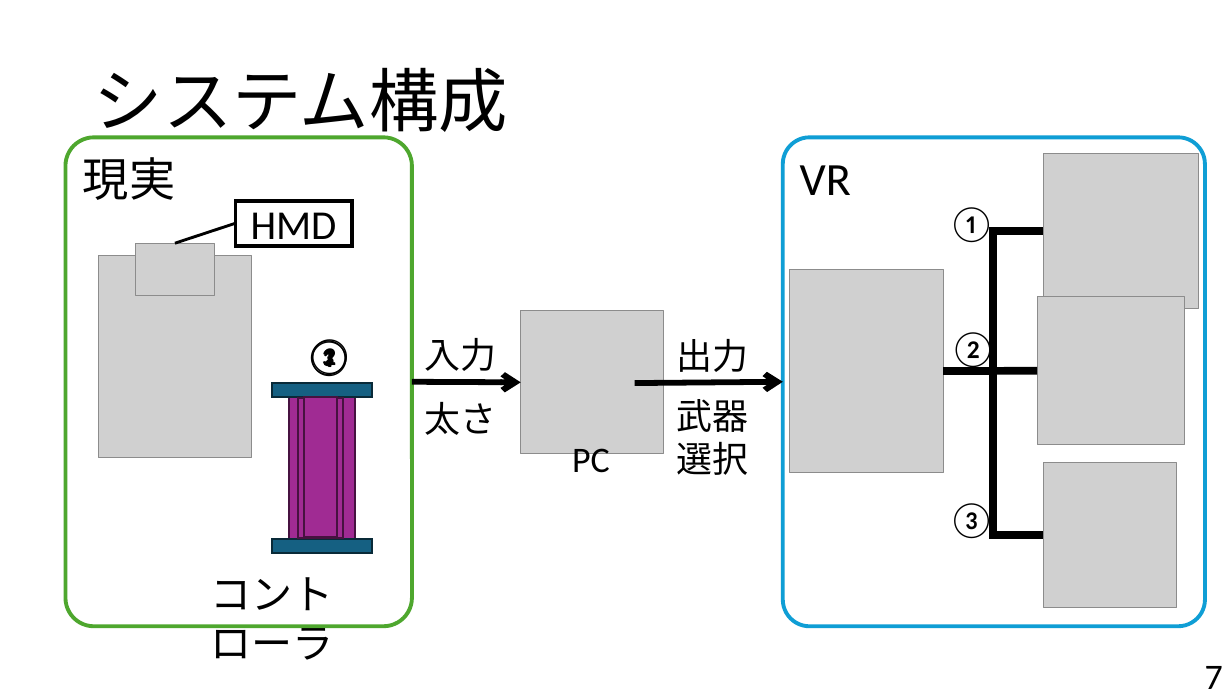
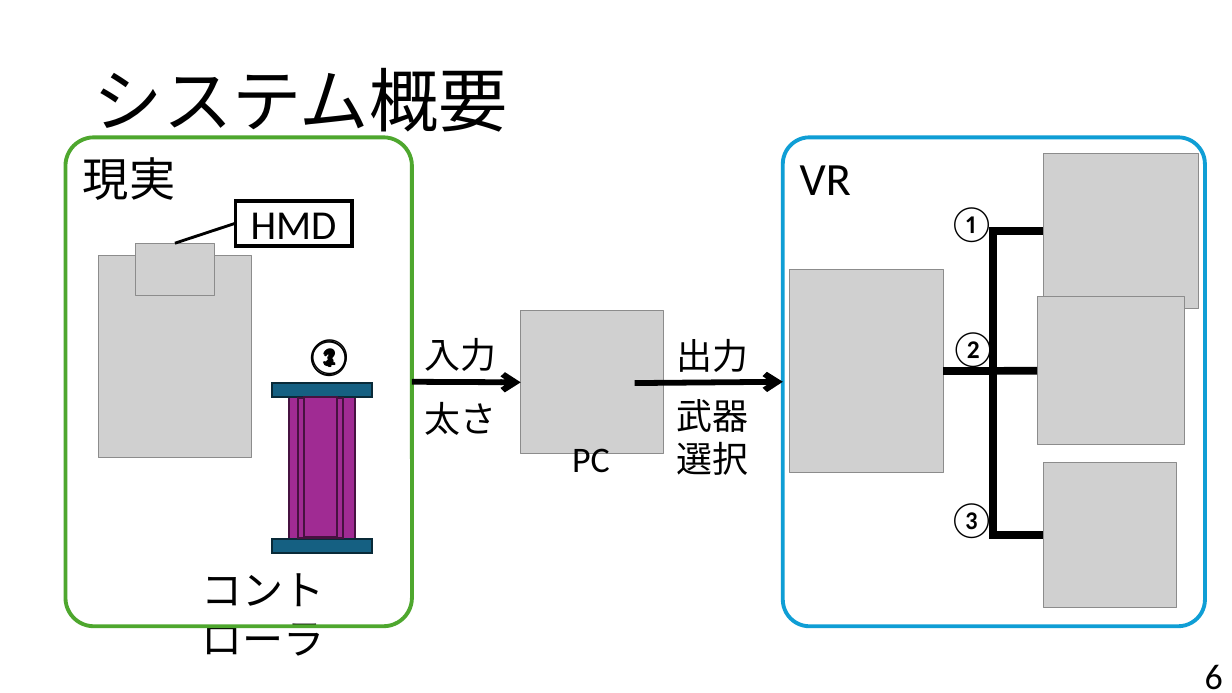
Before and after one commit to hillive/20250807_Chukan_MichitoK, a slide deck: slide 6 of 中間-太さ.pptx (slide 7 before the commit). Drawn at 1232x693 pixels with LibreOffice and Linux fonts; fonts in the diff are those of the drawing; grey boxes stand for pictures. Boxes give left, top, right and bottom in pixels: in the first picture for what was removed or moved away, otherwise in the second. Text is boxed around its words. In the diff, an @@ line names an element or a change of style, - is before the commit and + after.

```diff
--- a/中間-太さ.pptx
+++ b/中間-太さ.pptx
@@ title at <box>94,67,508,143</box>: text changed @@
-システム構成
+システム概要
@@ text "コントローラ": place and size @@
-text "コントローラ" at <box>210,577,333,660</box>
+text "コントローラ" at <box>201,573,324,656</box>
@@ page number at <box>1205,664,1223,690</box>: text changed @@
-7
+6
```
Also in this commit, not shown: 3 other slides changed, 3 other files.
